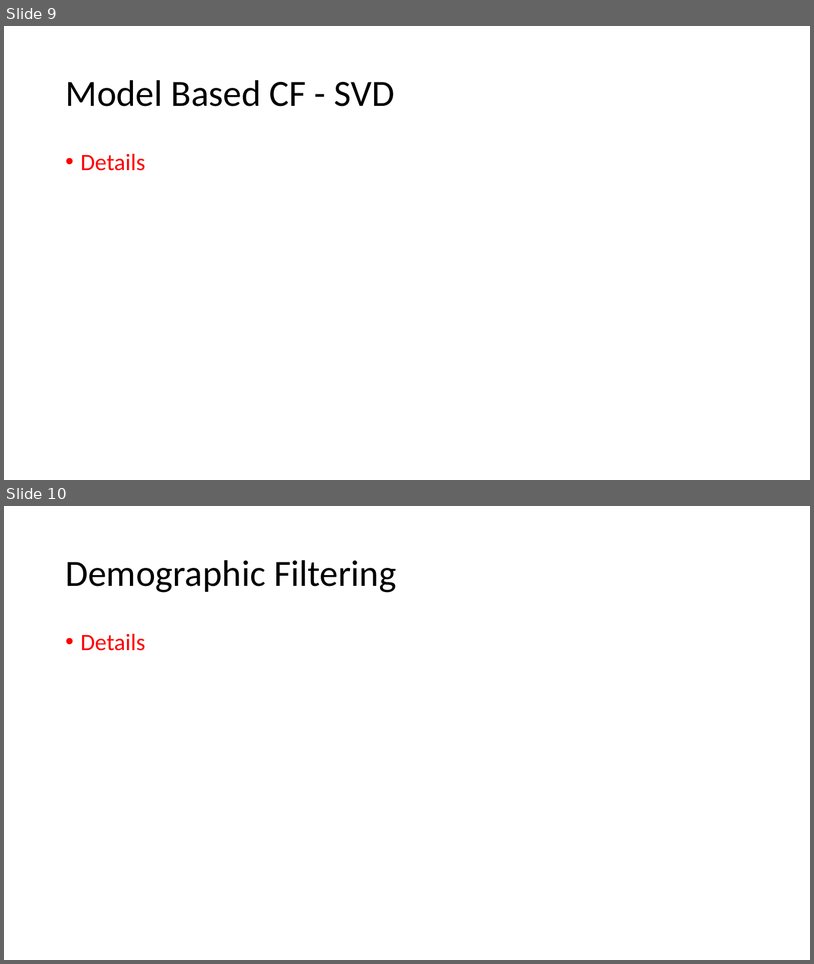
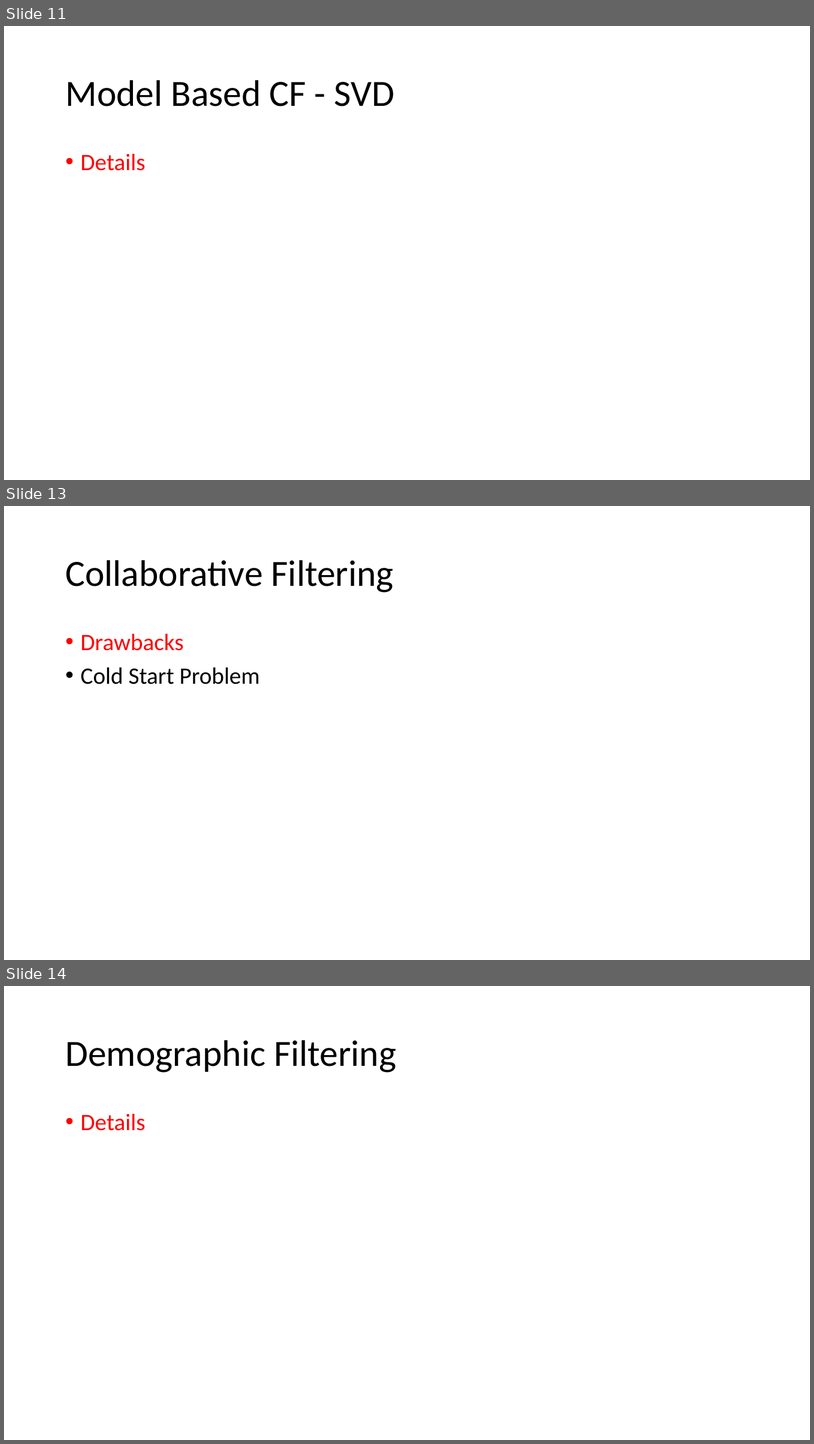
Before and after one commit to DibyamAgrawal/RS-ppt, a slide deck: summer_Basics of RS.pptx. Shown one above the other, each under a label of ours: slides 9 and 10 before the commit, slides 11, 13 and 14 after it; the slides between them are not shown. The pictures are 814x964 and 814x1444 pixels, drawn with LibreOffice and Linux fonts; fonts in the diff are those of the drawing. Boxes give left, top, right and bottom in pixels: in the first picture for what was removed or moved away, otherwise in the second. Text is boxed around its words. In the diff, an @@ line names an element or a change of style, - is before the commit and + after.

```diff
--- a/summer_Basics of RS.pptx
+++ b/summer_Basics of RS.pptx
@@ slide 13 added at [4,506,810,960], background #FFFFFF @@
@@ title added at [65,560,394,592], 44 pt, text #000000 @@
+Collaborative Filtering
@@ text added at [81,633,260,684], 28 pt, text #000000 @@
+• Drawbacks
+• Cold Start Problem
@@ what was slide 9 is now slide 11 @@
@@ what was slide 10 is now slide 14 @@
```
Also in this commit, not shown: 4 slides changed, 4 other slides added, 10 other files.
